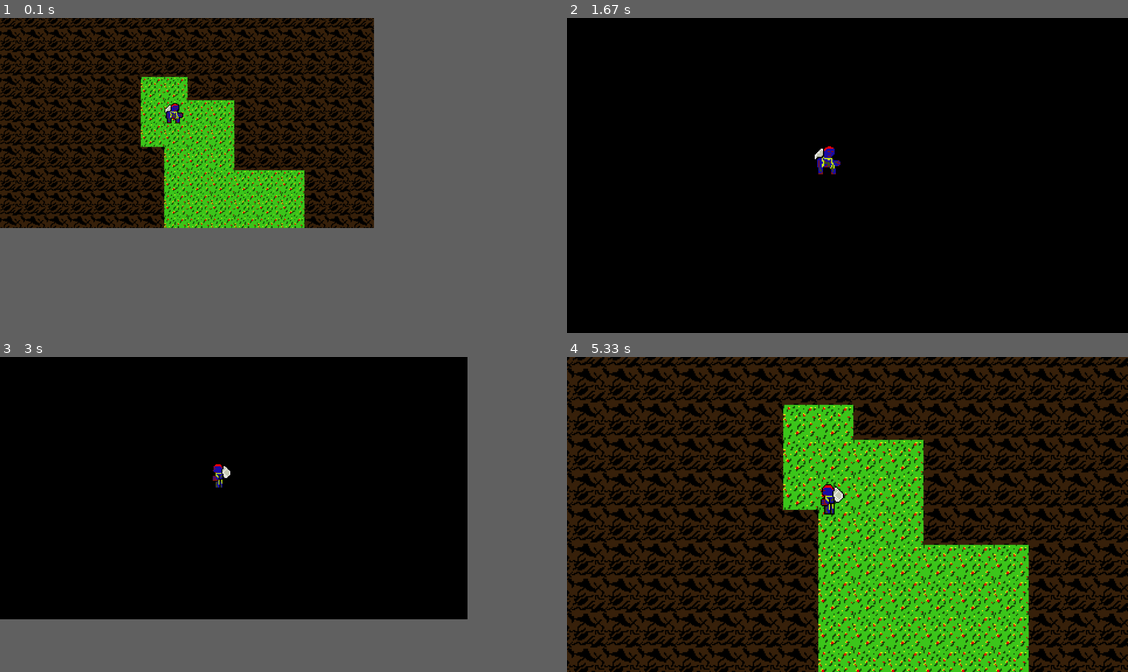
Above: before the commit, frames 1-4 (two rows, left to right).
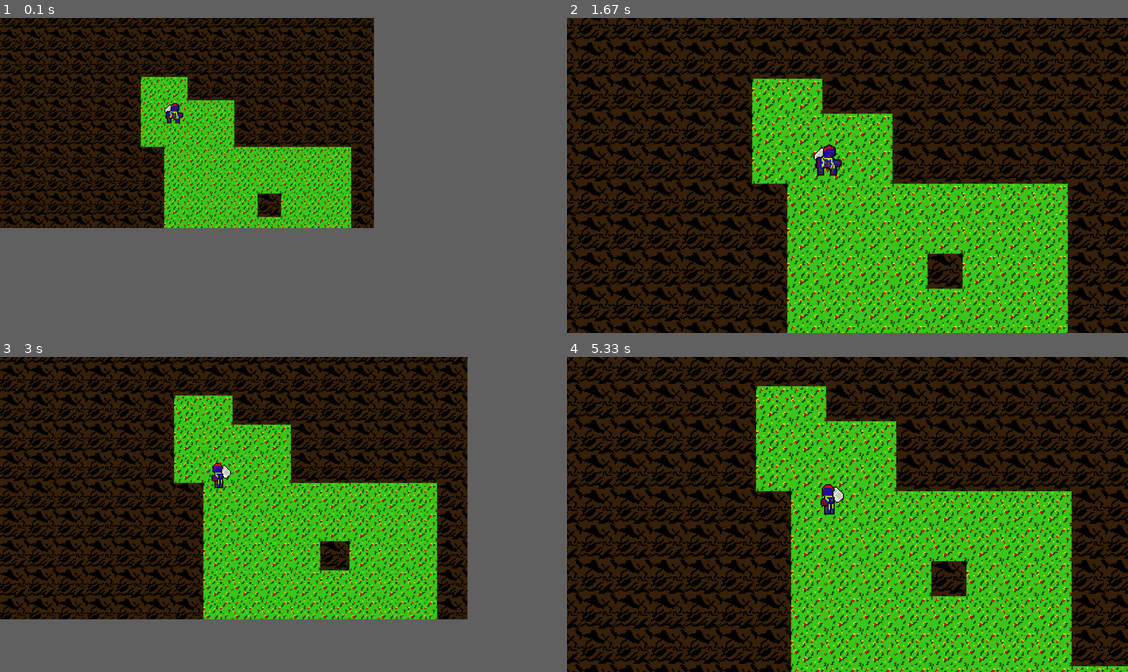
Above: after the commit, the same moments.

Repository: Brendon-Mendicino/pygame_test_2
Game: pygame game, started from main.py
Two runs of this game, one before a commit and one after it. Both use one fixed random seed, a clock stepped at 60 frames per second and the inputs below.
Inputs:
- Up to frame 1 (0.1 s): no input
- Up to frame 2 (1.67 s): tap 1 at 0.33 s; tap 0 at 0.67 s; hold Left 1-1.53 s; hold Down from 1.57 s (still down)
- Up to frame 3 (3 s): tap 2 at 1.72 s; release Down at 1.87 s; hold Left 1.9-2.3 s; tap 1 at 2.73 s
- Up to frame 4 (5.33 s): hold Right 3.07-3.7 s; tap 1 at 3.22, 4.78 s; hold Down 3.73-4.1 s; tap 0 at 3.88, 5.28 s; hold Left 4.13-4.6 s; tap 2 at 4.28 s; hold Right 4.63-5.1 s; hold Up from 5.13 s (still down)

The runs differ from the first frame. In frame 1, 3.4% of the frame differs, in the area x 41-63%, y 40-67%; in frame 2, 72%, in the area x 0-100%, y 0-100%; in frame 3, 51%; in frame 4, 54%.

Commit message:
added angle collion detection and repositioning

Diff:
--- a/areas/01area.txt
+++ b/areas/01area.txt
@@ -5,11 +5,11 @@
 #######**##########
 #######****########
 #######****################
-########***################
-########******#############
-########******#############
-########******#############
-########******#############
+########********###########
+########********###########
+########****#***###########
+########********###########
+########********###########
 ########***********########
 #############******########
 ###########################
--- a/entities/entity.py
+++ b/entities/entity.py
@@ -88,6 +88,9 @@
     def get_pos(self) -> tuple:
         return (self.x//self.scale, self.y//self.scale)
 
+    def get_velocity(self) -> tuple:
+        return (self.delta_vx, self.delta_vy)
+
     def get_size(self) -> tuple:
         return (self.size[0]//self.scale, self.size[1]//self.scale)
 
--- a/entities/player.py
+++ b/entities/player.py
@@ -24,7 +24,7 @@
     def __init__(self, ent_id, pos):
         super().__init__(ent_id, pos, (30, 30))
         super().add_assets(0, 10, [0, 1, 2, 3],
-                [ASSETS_PATH+'player/player_main_'+end for end in ['front.png', 'left.png', 'right.png', 'back.png']])
+                [ASSETS_PATH+'player/player_main_'+end for end in ['front.png', 'left.png','back.png', 'right.png']])
 
 
     def set_input_direction(self, direction):
--- a/utilities/area.py
+++ b/utilities/area.py
@@ -6,6 +6,12 @@
 
 ROCKS = '#'
 GRASS = '*'
+
+# Bit-map for collision detection
+TOP =   (1 << 0)
+BOT =   (1 << 1)
+LEFT =  (1 << 2)
+RIGHT = (1 << 3)
 
 
 class Tile:
@@ -35,10 +41,10 @@
         }
 
     sides = {
-        'left': ('topl', 'botl'),
-        'right': ('topr', 'botr'),
-        'top': ('topl', 'topr'),
-        'bot': ('botl', 'botr'),
+        LEFT: (TOP|LEFT, BOT|LEFT),
+        RIGHT: (TOP|RIGHT, BOT|RIGHT),
+        TOP: (TOP|LEFT, TOP|RIGHT),
+        BOT: (BOT|LEFT, BOT|RIGHT),
         }
 
 
@@ -59,10 +65,10 @@
         # TODO: calculate previous scale
         self.tile_len = math.floor(self.tile_len*self.scale)
 
-    def get_tile_pos_from_coord(self, coord):
+    def get_tile_pos_from_coord(self, coord) -> tuple:
         return (self.tile_len * (coord[0]//self.tile_len), self.tile_len * (coord[1]//self.tile_len))
 
-    def get_tile_from_pos(self, pos):
+    def get_tile_from_pos(self, pos) -> Tile:
         return self.tiles[self.tileset[pos[1]//(self.tile_len)][pos[0]//self.tile_len]]
 
     def detect_collision(self, entity):
@@ -70,24 +76,27 @@
         size = entity.get_size()
         n_collisions = 0
         rect = {
-            'topl': False,
-            'topr': False,
-            'botl': False,
-            'botr': False,
+            TOP|LEFT: False,
+            TOP|RIGHT: False,
+            BOT|LEFT: False,
+            BOT|RIGHT: False,
             }
 
         if self.get_tile_from_pos(pos).is_solid():
             n_collisions += 1
-            rect['topl'] = True
+            rect[TOP|LEFT] = True
+
         if self.get_tile_from_pos((pos[0]+size[0], pos[1])).is_solid():
             n_collisions += 1
-            rect['topr'] = True
+            rect[TOP|RIGHT] = True
+
         if self.get_tile_from_pos((pos[0], pos[1]+size[1])).is_solid():
             n_collisions += 1
-            rect['botl'] = True
+            rect[BOT|LEFT] = True
+
         if self.get_tile_from_pos((pos[0]+size[0], pos[1]+size[1])).is_solid():
             n_collisions += 1
-            rect['botr'] = True
+            rect[BOT|RIGHT] = True
 
         return (n_collisions, rect)
 
@@ -98,31 +107,183 @@
         pos = entity.get_pos()
         size = entity.get_size()
 
-        if self.get_side(rect, 'top') == (True, True):
+        if self.get_side(rect, TOP) == (True, True):
             pos = (pos[0], self.get_tile_pos_from_coord(pos)[1]+self.tile_len)
             entity.set_pos(pos)
 
-        if self.get_side(rect, 'bot') == (True, True):
+        if self.get_side(rect, BOT) == (True, True):
             pos = (pos[0], self.get_tile_pos_from_coord((pos[0], pos[1]+size[1]))[1]-size[1])
             entity.set_pos(pos)
 
-        if self.get_side(rect, 'left') == (True, True):
+        if self.get_side(rect, LEFT) == (True, True):
             pos = (self.get_tile_pos_from_coord(pos)[0]+self.tile_len, pos[1])
             entity.set_pos(pos)
 
-        if self.get_side(rect, 'right') == (True, True):
+        if self.get_side(rect, RIGHT) == (True, True):
             pos = (self.get_tile_pos_from_coord((pos[0]+size[0], pos[1]))[0]-size[0], pos[1])
             entity.set_pos(pos)
 
     def fix_vertex(self, entity, rect):
-        pass
+        pos = entity.get_pos()
+        size = entity.get_size()
+        # increse its module to avoid the previous postition to be inside the solid block
+        negative_direction = (-entity.get_velocity()[0], -entity.get_velocity()[1])
+
+        angle = 0
+        for key, val in list(rect.items()):
+            if val is True:
+                angle = key
+
+        if angle & TOP:
+            if angle & LEFT:
+                curr_pos = pos
+            else:
+                curr_pos = (pos[0]+size[0], pos[1])
+        else:
+            if angle & LEFT:
+                curr_pos = (pos[0], pos[1]+size[1])
+            else:
+                curr_pos = (pos[0]+size[0], pos[1]+size[1])
+
+        prev_pos = (curr_pos[0]+negative_direction[0], curr_pos[1]+negative_direction[1])
+
+        # find intersection
+        '''
+           * ~> prev_pos
+        +---\--+
+        |    \ |
+        |     *|~> curr_pos
+        +------+
+
+        The two * are the current point inside the block and the
+        previous position.
+        The alorithm finds the derction in which the intersection is and then
+        it gets corrected in that direction.
+
+        top-left |top| top-right
+        ---------+---+----------
+        left     |   | right
+        ---------+---+----------
+        bot-left |bot| bot-right
+        '''
+
+        tile_pos = self.get_tile_pos_from_coord(curr_pos)
+
+        if prev_pos[1] < tile_pos[1]:
+            ### top-left ###
+            if prev_pos[0] < tile_pos[0]:
+                # block on the left is solid
+                if self.get_tile_from_pos((tile_pos[0]-self.tile_len, tile_pos[1])).is_solid():
+                    pos = (pos[0], tile_pos[1]-size[1]-1)
+                # block on the top is solid
+                elif self.get_tile_from_pos((tile_pos[0], tile_pos[1]-self.tile_len)).is_solid():
+                    pos = (tile_pos[0]-size[0]-1, pos[1])
+                # no adjacent solid block
+                else:
+                    if angle is (BOT|RIGHT):
+                        # calculte angular coeffiction
+                        if (tile_pos[1]-prev_pos[1])/(tile_pos[0]-prev_pos[0]) > 1.0:
+                            pos = (pos[0], tile_pos[1]-size[1]-1)
+                        else:
+                            pos = (tile_pos[0]-size[0]-1, pos[1])
+
+                    elif angle is (TOP|RIGHT) or angle is (TOP|LEFT):
+                        pos = (tile_pos[0]-size[0]-1, pos[1])
+                    else:
+                        pos = (pos[0], tile_pos[1]-size[1]-1)
+
+            ### top-right ###
+            elif prev_pos[0] > tile_pos[0]+self.tile_len:
+                # block on the right is solid
+                if self.get_tile_from_pos((tile_pos[0]+self.tile_len, tile_pos[1])).is_solid():
+                    pos = (pos[0], tile_pos[1]-size[1]-1)
+                # block on the top is solid
+                elif self.get_tile_from_pos((tile_pos[0], tile_pos[1]-self.tile_len)).is_solid():
+                    pos = (tile_pos[0]+self.tile_len, pos[1])
+                # no adjacent solid block
+                else:
+                    if angle is (BOT|LEFT):
+                        # calculte angular coeffiction
+                        if (tile_pos[1]-prev_pos[1])/(tile_pos[0]+self.tile_len-prev_pos[0]) < -1.0:
+                            pos = (pos[0], tile_pos[1]-size[1]-1)
+                        else:
+                            pos = (tile_pos[0]+self.tile_len, pos[1])
+
+                    elif angle is (TOP|LEFT) or angle is (TOP|RIGHT):
+                        pos = (tile_pos[0]+self.tile_len, pos[1])
+                    else:
+                        pos = (pos[0], tile_pos[1]-size[1]-1)
+
+            ### top ###
+            else: # tile_pos[0] < prev_pos[0] < tile_pos[0]+self.tile_len
+                pos = (pos[0], tile_pos[1]-size[1]-1)
+
+        elif prev_pos[1] > tile_pos[1]+self.tile_len:
+
+            ### bot-left ###
+            if prev_pos[0] < tile_pos[0]:
+                # block on the left is solid
+                if self.get_tile_from_pos((tile_pos[0]-self.tile_len, tile_pos[1])).is_solid():
+                    pos = (pos[0], tile_pos[1]+self.tile_len)
+                # block on the bot is solid
+                elif self.get_tile_from_pos((tile_pos[0], tile_pos[1]+self.tile_len)).is_solid():
+                    pos = (tile_pos[0]-size[0]-1, pos[1])
+                # no adjacent solid block
+                else:
+                    if angle is (TOP|RIGHT):
+                        # calculte angular coeffiction
+                        print((tile_pos[1]+self.tile_len-prev_pos[1])/(tile_pos[0]-prev_pos[0]))
+                        if (tile_pos[1]+self.tile_len-prev_pos[1])/(tile_pos[0]-prev_pos[0]) < -1.0:
+                            pos = (pos[0], tile_pos[1]+self.tile_len)
+                        else:
+                            pos = (tile_pos[0]-size[0]-1, pos[1])
+
+                    elif angle is (BOT|RIGHT) or angle is (BOT|LEFT):
+                        pos = (tile_pos[0]-size[0]-1, pos[1])
+                    else:
+                        pos = (pos[0], tile_pos[1]+self.tile_len)
+
+            ### bot-right ###
+            elif prev_pos[0] > tile_pos[0]+self.tile_len:
+                # block on the right is solid
+                if self.get_tile_from_pos((tile_pos[0]+self.tile_len, tile_pos[1])).is_solid():
+                    pos = (pos[0], tile_pos[1]+self.tile_len)
+                # block on the bot is solid
+                elif self.get_tile_from_pos((tile_pos[0], tile_pos[1]+self.tile_len)).is_solid():
+                    pos = (tile_pos[0]+self.tile_len, pos[1])
+                # no adjacent solid block
+                else:
+                    if angle is (TOP|LEFT):
+                        if (tile_pos[1]+self.tile_len-prev_pos[1])/(tile_pos[0]+self.tile_len-prev_pos[0]) > 1.0:
+                            pos = (pos[0], tile_pos[1]+self.tile_len)
+                        else:
+                            pos = (tile_pos[0]+self.tile_len, pos[1])
+
+                    elif angle is (BOT|LEFT) or angle is (BOT|RIGHT):
+                        pos = (tile_pos[0]+self.tile_len, pos[1])
+                    else:
+                        pos = (pos[0], tile_pos[1]+self.tile_len)
+
+            ### bot ###
+            else:
+                pos = (pos[0], tile_pos[1]+self.tile_len)
+
+        else: # tile_pos[1] < prev_pos[1] < tile_pos[1]+self.tile_len
+            ### left ###
+            if prev_pos[0] < tile_pos[0]:
+                pos = (tile_pos[0]-size[0]-1, pos[1])
+            ### right ###
+            else:
+                pos = (tile_pos[0]+self.tile_len, pos[1])
+
+        entity.set_pos(pos)
 
     def fix_collions(self, entity):
         # different types of collision: vertex, side, angle,
-        n_collisions, rect = self.detect_collision(entity)
+        n_collisions, rect_of_collions = self.detect_collision(entity)
 
         if n_collisions > 1:
-            self.fix_side(entity, rect)
+            self.fix_side(entity, rect_of_collions)
 
         if n_collisions == 1:
-            self.fix_vertex(entity, rect)
+            self.fix_vertex(entity, rect_of_collions)
